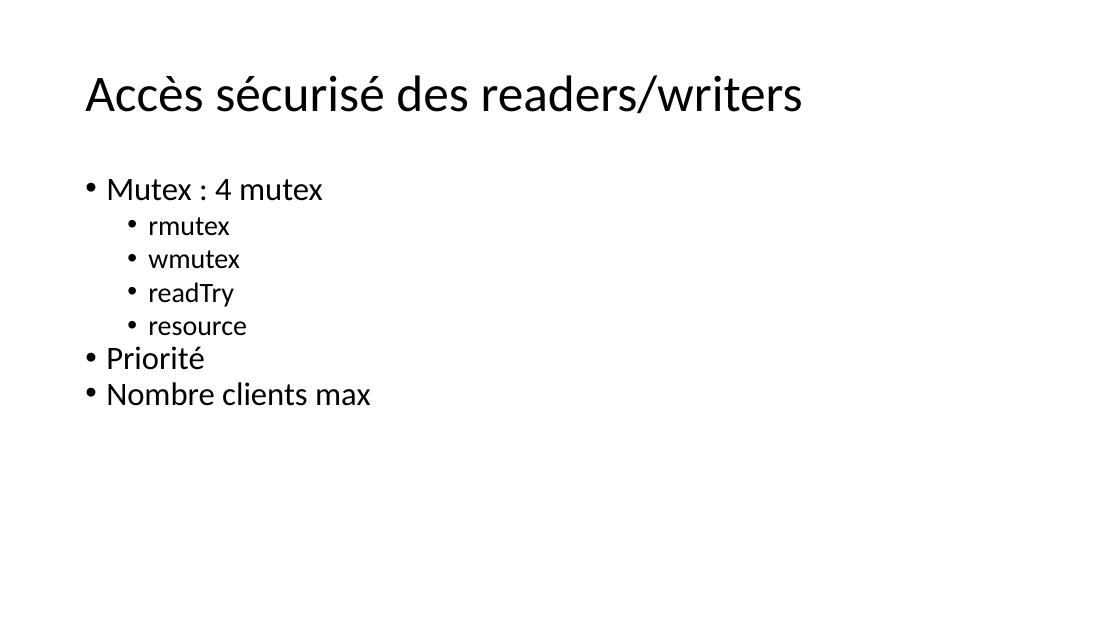
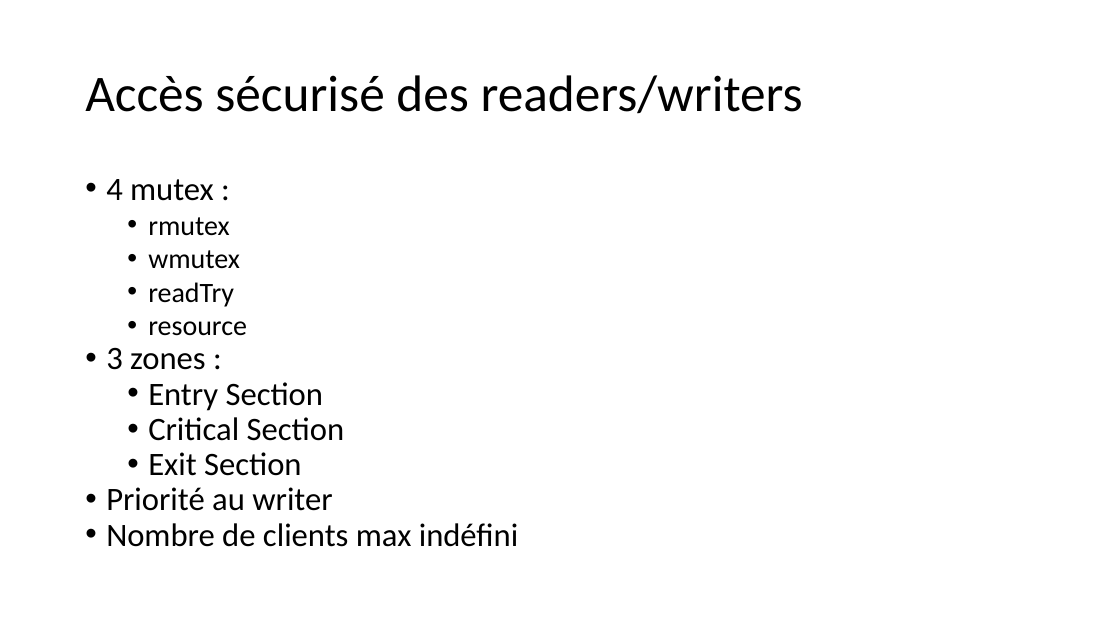
Before and after one commit to inefix/Key-Value-Store, a slide deck: slide 10 of presentation/KVS_presentation.pptx. Drawn at 1120x630 pixels with LibreOffice and Linux fonts; fonts in the diff are those of the drawing. Boxes give left, top, right and bottom in pixels: in the first picture for what was removed or moved away, otherwise in the second. Text is boxed around its words. In the diff, an @@ line names an element or a change of style, - is before the commit and + after.

Commit message:
ppt

```diff
--- a/presentation/KVS_presentation.pptx
+++ b/presentation/KVS_presentation.pptx
@@ text at [106,179,214,201]: text changed @@
-• Mutex : 4 mutex
+• 4 mutex :
@@ text at [106,347,519,547]: text changed @@
-• Priorité
-• Nombre clients max
+• 3 zones :
+  • Entry Section
+  • Critical Section
+  • Exit Section
+• Priorité au writer
+• Nombre de clients max indéfini
```
Also in this commit, not shown: 2 other slides changed.
